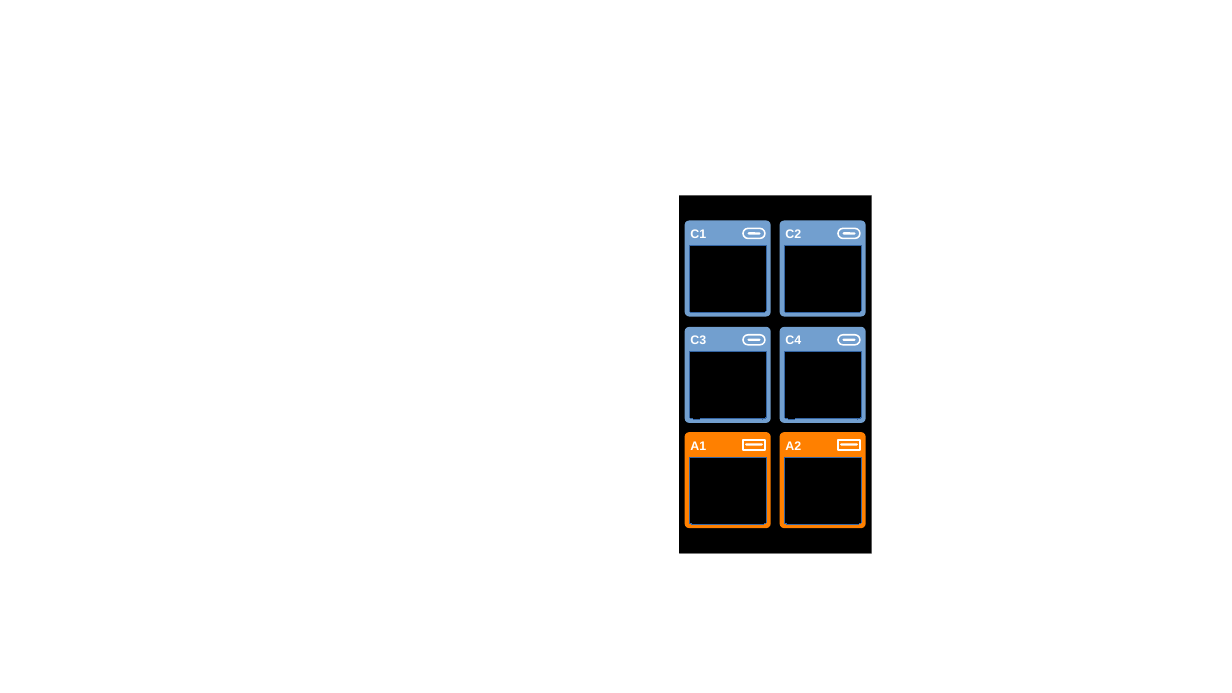
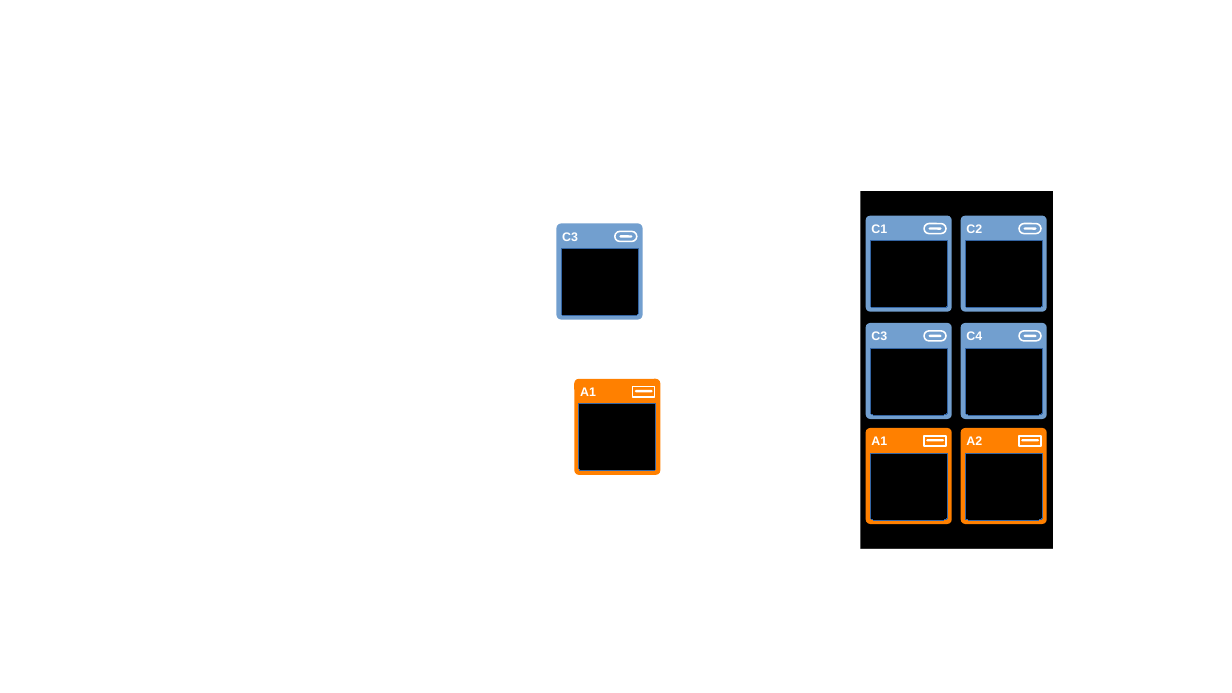
Before and after one commit to peakhunt/esp32-c6-1.47inch, a slide deck: slide 1 of lvgl/assets/page1_ui.odp. Drawn at 1232x693 pixels with LibreOffice and Linux fonts; fonts in the diff are those of the drawing; grey boxes stand for pictures. Boxes give left, top, right and bottom in pixels: in the first picture for what was removed or moved away, otherwise in the second. Text is boxed around its words. In the diff, an @@ line names an element or a change of style, - is before the commit and + after.

```diff
--- a/lvgl/assets/page1_ui.odp
+++ b/lvgl/assets/page1_ui.odp
@@ 7 texts, 1 picture, 1 rectangle: place and size @@
-7 texts, 1 picture, 1 rectangle at box(680, 196, 872, 553)
+7 texts, 1 picture, 1 rectangle at box(562, 191, 1053, 549)
@@ text added at box(551, 230, 596, 244), 8 pt, text #FFFFFF, bold @@
+C3
@@ 1 rounded rectangle, 1 freeform shape, 1 line: place and size @@
-1 rounded rectangle, 1 freeform shape, 1 line at box(685, 220, 771, 316)
+1 rounded rectangle, 1 freeform shape, 1 line at box(557, 224, 643, 320)
@@ group added at box(961, 216, 1048, 312): 2 freeform shapes, 1 rounded rectangle, 1 line @@
@@ freeform shape: place and size @@
-freeform shape at box(690, 246, 767, 313)
+freeform shape at box(561, 248, 638, 315)
@@ 6 freeform shapes, 3 lines, 3 rounded rectangles: place and size @@
-6 freeform shapes, 3 lines, 3 rounded rectangles at box(780, 220, 866, 529)
+6 freeform shapes, 3 lines, 3 rounded rectangles at box(866, 216, 953, 524)
@@ text added at box(871, 331, 887, 340), 8 pt, text #FFFFFF, bold @@
+C3
@@ freeform shape added at box(966, 348, 1043, 415), fill #000000, outline #3465A4 0 pt @@
@@ rounded rectangle added at box(1020, 331, 1042, 341), outline #FFFFFF 0.99 pt @@
@@ text "A1" rewrapped from box(690, 453, 706, 458) to box(580, 387, 596, 396) @@
@@ freeform shape: place and size @@
-freeform shape at box(685, 433, 771, 529)
+freeform shape at box(575, 379, 661, 475)
@@ rounded rectangle: place and size @@
-rounded rectangle at box(743, 335, 766, 345)
+rounded rectangle at box(633, 387, 655, 397)
@@ rounded rectangle at box(633, 387, 655, 397): proportions changed @@
@@ freeform shape: place and size @@
-freeform shape at box(690, 352, 767, 419)
+freeform shape at box(579, 404, 656, 471)
@@ line moved from (747, 445) - (762, 445) to (636, 391) - (652, 391) @@
@@ freeform shape added at box(961, 428, 1048, 524), fill #FF8000 @@
@@ 2 freeform shapes, 1 line, 1 rounded rectangle: place and size @@
-2 freeform shapes, 1 line, 1 rounded rectangle at box(685, 328, 771, 524)
+2 freeform shapes, 1 line, 1 rounded rectangle at box(961, 323, 1048, 520)
@@ line added from (1023, 440) to (1039, 440), #FFFFFF 1.5 pt @@
```
Also in this commit, not shown: 2 other files.
